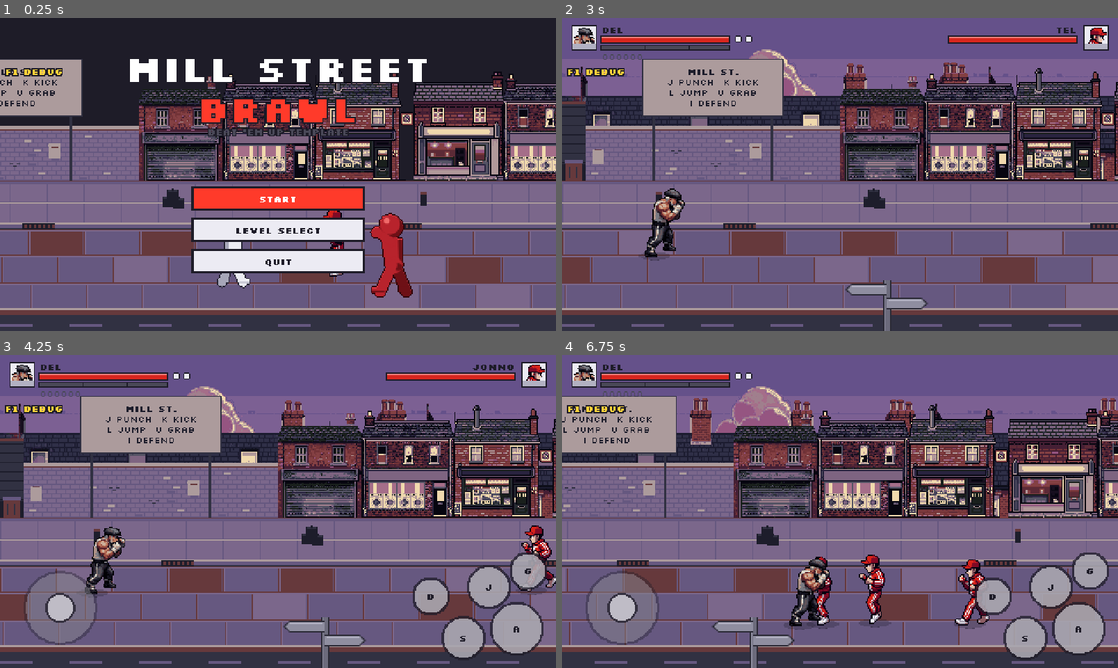
Above: before the commit, frames 1-4 (two rows, left to right).
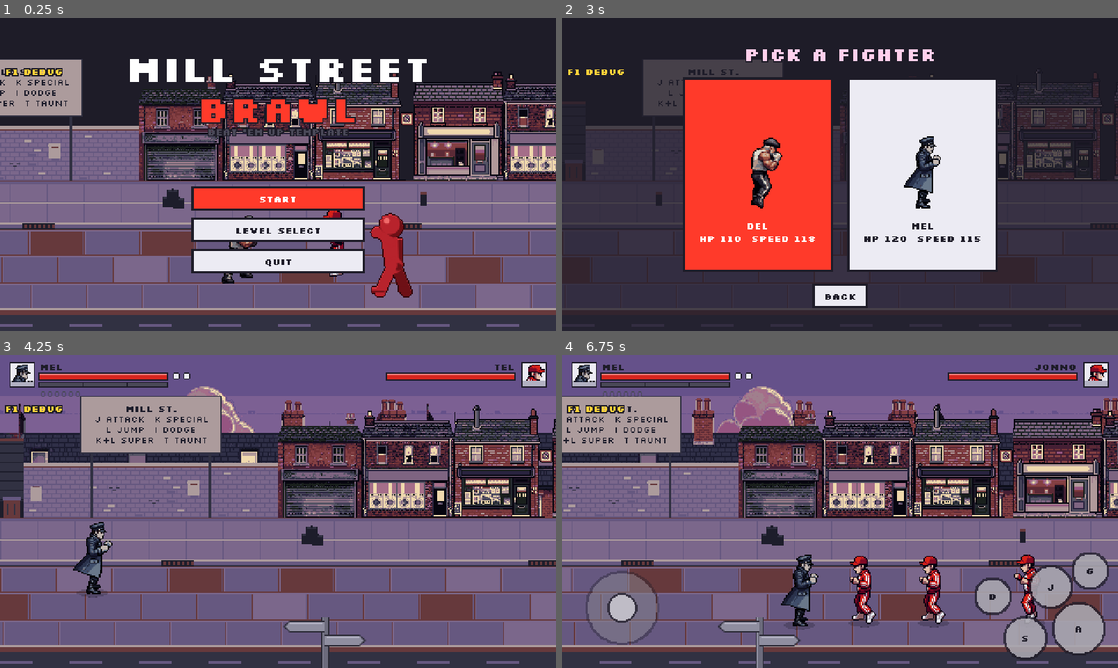
Above: after the commit, the same moments.

Repository: Ulisses85/mill_street
Game: Godot game, scene res://scenes/ui/main_menu.tscn
Two runs of this game, one before a commit and one after it. Both use one fixed random seed, a clock stepped at 60 frames per second and the inputs below.
Inputs (mouse positions are in pixels of both pictures, inside the frame that each line leads up to):
- Up to frame 1 (0.25 s): no input
- Up to frame 2 (3 s): click "LEVEL SELECT" at 0.5 s; click (756, 174) at 1.25 s, where only the run after the commit has a clickable "DEL HP 110 SPEED 118"; click "BACK" at 2 s; click "START" at 2.75 s
- Up to frame 3 (4.25 s): click (361, 511) at 3.5 s, where only the run after the commit has a clickable "MEL HP 120 SPEED 115"
- Up to frame 4 (6.75 s): tap Enter (ui_accept) at 4.25 s; move the mouse to (962, 495) at 4.27 s; hold D (move_right) 4.28-5 s; tap U (grab) at 4.35, 5.85 s; click (962, 495) at 4.42 s; tap L (jump) at 4.52 s; drag from (728, 527) to (812, 574) at 5.02 s; move the mouse to (895, 442) at 5.77 s; hold D (move_right) 5.78-6.5 s; drag from (812, 574) to (673, 464) at 6.52 s

The runs differ from the first frame. In frame 1, 0.6% of the frame differs, in the area x 0-47%, y 19-87%; in frame 2, 88%, in the area x 0-100%, y 0-100%; in frame 3, 7.2%; in frame 4, 19%.

Commit message:
Hero select screen, win pose on level clear, and both heroes in the bot gate
- Hero select (scenes/ui/hero_select.tscn) after START and LEVEL SELECT when there is more
  than one hero: one card per hero in level_list.heroes with an animated preview, HP and
  speed. The pick is saved (save.cfg 'hero') and the title screen shows that hero.
- Levels keep being built with scenes/characters/player.tscn; Level swaps in the chosen hero
  in _enter_tree, before anything is ready, at the same spot and with the same node name.
- On level clear the hero stops, becomes invulnerable and plays its 'win' animation
  (idle if it has none) while LEVEL CLEAR shows. Mel's salute now plays.
- tests/sim.gd: hero=<index|id>, and the default hero unless asked (ignores the saved pick).
  run_bot.sh god runs every hero; the balance report runs the first (HEROES to change).
- Level 1 controls billboard now shows the brawler keys (Attack, Special, Dodge, Super, Taunt).
- new-hero skill, README and CLAUDE.md updated.

Tests: clean import; god gate passes for Del and Mel on all three levels; select screen and
win pose checked in screenshots.

Co-Authored-By: Claude Opus 5.5 <noreply@anthropic.com>
Claude-Session: https://claude.ai/code/session_011PAGRaBJEpHh9WvNf9hYFq

Diff:
--- a/art/levels/level_01/level.json
+++ b/art/levels/level_01/level.json
@@ -33,9 +33,9 @@
         "width": 220,
         "text": [
           "MILL ST.",
-          "J PUNCH  K KICK",
-          "L JUMP  U GRAB",
-          "I DEFEND"
+          "J ATTACK  K SPECIAL",
+          "L JUMP  I DODGE",
+          "K+L SUPER  T TAUNT"
         ]
       },
       {
@@ -242,9 +242,9 @@
             "width": 220,
             "text": [
               "MILL ST.",
-              "J PUNCH  K KICK",
-              "L JUMP  U GRAB",
-              "I DEFEND"
+              "J ATTACK  K SPECIAL",
+              "L JUMP  I DODGE",
+              "K+L SUPER  T TAUNT"
             ]
           },
           {
--- a/resources/level_list.tres
+++ b/resources/level_list.tres
@@ -27,3 +27,4 @@
 [resource]
 script = ExtResource("2")
 levels = Array[ExtResource("1")]([SubResource("L0"), SubResource("L1"), SubResource("L2")])
+heroes = Array[String](["res://scenes/characters/player.tscn", "res://scenes/characters/player_mel.tscn"])
--- /dev/null
+++ b/scenes/ui/hero_select.tscn
@@ -0,0 +1,8 @@
+[gd_scene load_steps=3 format=3]
+
+[ext_resource type="Script" path="res://scripts/ui/hero_select.gd" id="1"]
+[ext_resource type="Texture2D" path="res://assets/levels/street/background.png" id="2"]
+
+[node name="HeroSelect" type="Node2D"]
+script = ExtResource("1")
+background = ExtResource("2")
--- a/scripts/characters/player.gd
+++ b/scripts/characters/player.gd
@@ -134,6 +134,19 @@
 	add_to_group(&"player")
 	Game.player = self
 	Game.player_spawned.emit(self)
+	Game.level_finished.connect(_on_level_finished)
+
+
+## Level cleared: stop, face the camera's way and play the win pose (idle if the sheet has none).
+func _on_level_finished() -> void:
+	if health.is_dead() or state in [&"dead", &"knockdown", &"down"]:
+		return
+	drop_carried()
+	running = false
+	vx = 0.0
+	vy = 0.0
+	invulnerable_ticks = 999999
+	set_state(&"win", &"win" if body.has_animation(&"win") else &"idle")
 
 
 ## Double-tap detection: a second press in the same direction within double_tap_window starts a run;
@@ -173,6 +186,9 @@
 			_state_attack()
 		&"jump":
 			_state_jump()
+		&"win":
+			if z > 0.0:
+				air_step()
 		&"dodge":
 			_state_dodge()
 		&"taunt":
--- a/scripts/core/game.gd
+++ b/scripts/core/game.gd
@@ -125,6 +125,8 @@
 var current_level := -1
 var unlocked := 1
 var best_scores := {}
+## Index into level_list.heroes of the hero the player picked.
+var hero := 0
 
 
 func _load_progress() -> void:
@@ -133,12 +135,14 @@
 	if cfg.load(SAVE_PATH) == OK:
 		unlocked = int(cfg.get_value("progress", "unlocked", 1))
 		best_scores = cfg.get_value("progress", "best", {})
+		hero = clampi(int(cfg.get_value("progress", "hero", 0)), 0, maxi(0, level_list.heroes.size() - 1))
 
 
 func save_progress() -> void:
 	var cfg := ConfigFile.new()
 	cfg.set_value("progress", "unlocked", unlocked)
 	cfg.set_value("progress", "best", best_scores)
+	cfg.set_value("progress", "hero", hero)
 	cfg.save(SAVE_PATH)
 
 
@@ -169,6 +173,27 @@
 	player = null
 	get_tree().paused = false
 	get_tree().change_scene_to_file(level_list.main_menu_scene)
+
+
+## Scene path of the chosen hero (empty = keep the hero the level was built with).
+func hero_scene() -> String:
+	if level_list == null or level_list.heroes.is_empty():
+		return ""
+	return level_list.heroes[clampi(hero, 0, level_list.heroes.size() - 1)]
+
+
+## Hero select, then `then` (e.g. start level 1, or the level select).
+var after_hero_select: Callable
+
+
+func go_to_hero_select(then: Callable) -> void:
+	if level_list.heroes.size() < 2:
+		then.call()
+		return
+	after_hero_select = then
+	player = null
+	get_tree().paused = false
+	get_tree().change_scene_to_file(level_list.hero_select_scene)
 
 
 func go_to_level_select() -> void:
--- a/scripts/core/level.gd
+++ b/scripts/core/level.gd
@@ -29,6 +29,24 @@
 func _enter_tree() -> void:
 	if not Engine.is_editor_hint():
 		current = self
+		_swap_hero()
+
+
+## Levels are built with the default hero; put the chosen one in its place (same spot, same name).
+func _swap_hero() -> void:
+	var old := get_node_or_null("World/Player")
+	var path := Game.hero_scene()
+	if old == null or path == "" or old.scene_file_path == path or not ResourceLoader.exists(path):
+		return
+	var hero: Node2D = load(path).instantiate()
+	hero.name = old.name
+	hero.position = old.position
+	var parent := old.get_parent()
+	var idx := old.get_index()
+	parent.remove_child(old)
+	old.free()
+	parent.add_child(hero)
+	parent.move_child(hero, idx)
 
 
 func _exit_tree() -> void:
--- a/scripts/core/level_list.gd
+++ b/scripts/core/level_list.gd
@@ -6,3 +6,7 @@
 @export var levels: Array[LevelInfo] = []
 @export_file("*.tscn") var main_menu_scene := "res://scenes/ui/main_menu.tscn"
 @export_file("*.tscn") var level_select_scene := "res://scenes/ui/level_select.tscn"
+@export_file("*.tscn") var hero_select_scene := "res://scenes/ui/hero_select.tscn"
+## Playable heroes, in the order the hero select shows them. The first one is the default.
+## Levels are built with scenes/characters/player.tscn; the chosen hero replaces it when a level starts.
+@export_file("*.tscn") var heroes: Array[String] = ["res://scenes/characters/player.tscn"]
--- /dev/null
+++ b/scripts/ui/hero_select.gd
@@ -0,0 +1,96 @@
+extends Node2D
+## Hero select: one card per hero in Game.level_list.heroes, with an animated preview and stats.
+## Picking one saves it and continues to Game.after_hero_select (level 1 or the level select).
+
+@export var background: Texture2D
+
+var tick := 0
+var cards: Array[Button] = []
+var previews: Array[SpriteAnimator] = []
+
+
+func _ready() -> void:
+	Game.player = null
+	get_tree().paused = false
+	var bg := Sprite2D.new()
+	bg.texture = background
+	bg.centered = false
+	add_child(bg)
+	var layer := CanvasLayer.new()
+	add_child(layer)
+	var root := Control.new()
+	root.set_anchors_preset(Control.PRESET_FULL_RECT)
+	root.theme = UITheme.get_theme()
+	layer.add_child(root)
+	var dim := ColorRect.new()
+	dim.color = Color(0.12, 0.11, 0.16, 0.72)
+	dim.set_anchors_preset(Control.PRESET_FULL_RECT)
+	root.add_child(dim)
+	var col := VBoxContainer.new()
+	col.set_anchors_preset(Control.PRESET_FULL_RECT)
+	col.alignment = BoxContainer.ALIGNMENT_CENTER
+	col.add_theme_constant_override("separation", 10)
+	root.add_child(col)
+	col.add_child(UITheme.label("PICK A FIGHTER", 16, Color("#ffd0ec")))
+	var row := HBoxContainer.new()
+	row.alignment = BoxContainer.ALIGNMENT_CENTER
+	row.add_theme_constant_override("separation", 12)
+	col.add_child(row)
+	for i in Game.level_list.heroes.size():
+		var info := _hero_info(Game.level_list.heroes[i])
+		if info.is_empty():
+			continue
+		var b := Button.new()
+		b.custom_minimum_size = Vector2(130, 168)
+		b.focus_mode = Control.FOCUS_ALL
+		b.text = "\n\n\n\n\n\n\n\n\n%s\nHP %d  SPEED %d" % [String(info.name).to_upper(), info.hp, int(info.speed)]
+		b.alignment = HORIZONTAL_ALIGNMENT_CENTER
+		b.pressed.connect(_pick.bind(i))
+		row.add_child(b)
+		var s := SpriteAnimator.new()
+		s.sheet_json = info.sheet
+		s.position = Vector2(65, 112)
+		b.add_child(s)
+		cards.append(b)
+		previews.append(s)
+	var back := Button.new()
+	back.text = "BACK"
+	back.pressed.connect(Game.go_to_main_menu)
+	var bc := CenterContainer.new()
+	bc.add_child(back)
+	col.add_child(bc)
+	if not cards.is_empty():
+		cards[clampi(Game.hero, 0, cards.size() - 1)].call_deferred(&"grab_focus")
+
+
+## Name, HP, speed and sprite sheet, read from the hero's scene.
+func _hero_info(path: String) -> Dictionary:
+	if not ResourceLoader.exists(path):
+		return {}
+	var h: Node = load(path).instantiate()
+	var body := h.get_node_or_null("Body")
+	var hs := h.get_node_or_null("HealthSystem")
+	var info := {"name": h.get("unit_name"), "speed": h.get("move_speed"),
+		"hp": hs.get("max_hp") if hs else 100, "sheet": body.get("sheet_json") if body else ""}
+	h.free()
+	return info
+
+
+func _pick(i: int) -> void:
+	Game.hero = i
+	Game.save_progress()
+	if Game.after_hero_select.is_valid():
+		Game.after_hero_select.call()
+	else:
+		Game.start_level(0)
+
+
+func _physics_process(_d: float) -> void:
+	tick += 1
+	for i in previews.size():
+		var s := previews[i]
+		# the focused hero plays its win pose (or walk), the others stand in their idle
+		var anim := &"idle"
+		if cards[i].has_focus():
+			anim = &"win" if s.has_animation(&"win") else &"walk" if s.has_animation(&"walk") else &"run"
+		s.show_frame(anim, tick)
--- a/scripts/ui/main_menu.gd
+++ b/scripts/ui/main_menu.gd
@@ -18,7 +18,7 @@
 	bg.centered = false
 	bg.position = Vector2(-120, 0)
 	add_child(bg)
-	for spec in [["res://assets/characters/player/sheet.json", Vector2(200, 228), 1, &"idle"], ["res://assets/characters/thug/sheet.json", Vector2(290, 222), -1, &"idle"], ["res://assets/characters/brute/sheet.json", Vector2(340, 236), -1, &"idle"]]:
+	for spec in [[_hero_sheet(), Vector2(200, 228), 1, &"idle"], ["res://assets/characters/thug/sheet.json", Vector2(290, 222), -1, &"idle"], ["res://assets/characters/brute/sheet.json", Vector2(340, 236), -1, &"idle"]]:
 		var s := SpriteAnimator.new()
 		s.sheet_json = spec[0]
 		s.position = spec[1]
@@ -30,7 +30,8 @@
 	add_child(layer)
 	var panel := MenuPanel.new()
 	layer.add_child(panel)
-	var opts := [["START", func(): Game.start_level(0)], ["LEVEL SELECT", Game.go_to_level_select]]
+	var opts := [["START", func(): Game.go_to_hero_select(func(): Game.start_level(0))],
+		["LEVEL SELECT", func(): Game.go_to_hero_select(Game.go_to_level_select)]]
 	if not OS.has_feature("web") and not OS.has_feature("mobile"):
 		opts.append(["QUIT", func(): get_tree().quit()])
 	panel.open("", "", opts, Color.WHITE, false)
@@ -46,6 +47,19 @@
 	layer.add_child(header)
 
 
+## The chosen hero's sprite sheet, for the title screen.
+func _hero_sheet() -> String:
+	var path := Game.hero_scene()
+	if path != "" and ResourceLoader.exists(path):
+		var h: Node = load(path).instantiate()
+		var body := h.get_node_or_null("Body")
+		var sheet: String = body.get("sheet_json") if body else ""
+		h.free()
+		if sheet != "":
+			return sheet
+	return "res://assets/characters/player/sheet.json"
+
+
 func _physics_process(_d: float) -> void:
 	tick += 1
 	for c in get_children():
--- a/tests/sim.gd
+++ b/tests/sim.gd
@@ -31,6 +31,7 @@
 
 func _ready() -> void:
 	var rng_seed := 7
+	var hero := 0          # the default hero unless hero= says otherwise (ignores the saved choice)
 	for a in OS.get_cmdline_user_args():
 		if a.begins_with("level_"):
 			level_name = a
@@ -41,6 +42,12 @@
 			DebugTools.show_panel = true
 		elif a == "quiet":
 			quiet = true
+		elif a.begins_with("hero="):
+			# hero=1 (index in level_list.heroes) or hero=mel (scene file player_mel.tscn / mel.tscn)
+			var want := a.substr(5)
+			for i in Game.level_list.heroes.size():
+				if want == str(i) or Game.level_list.heroes[i].get_file().get_basename() in ["player_" + want, want]:
+					hero = i
 		elif a.begins_with("seed="):
 			rng_seed = int(a.substr(5))
 		elif a.begins_with("timeout="):
@@ -49,6 +56,7 @@
 			for f in a.substr(6).split(","):
 				shots.append(int(f))
 	seed(rng_seed)
+	Game.hero = hero
 	var path := "res://scenes/levels/%s.tscn" % level_name
 	if not ResourceLoader.exists(path):
 		_finish(3, "missing scene " + path)
Binary file changed: assets/levels/street/background.png
Not shown, changed: .claude/skills/new-hero/SKILL.md
Not shown, changed: CLAUDE.md
Not shown, changed: tests/run_bot.sh
